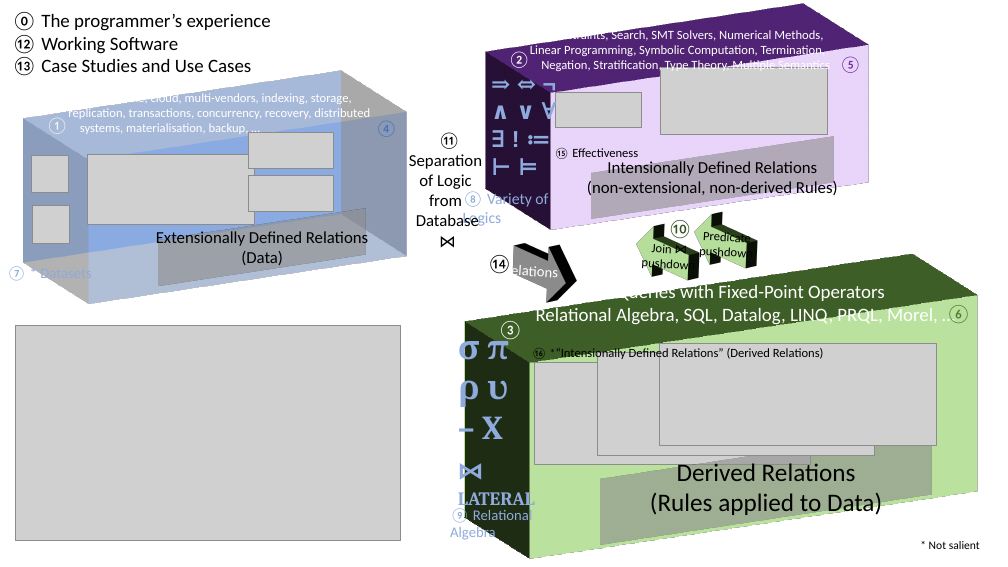
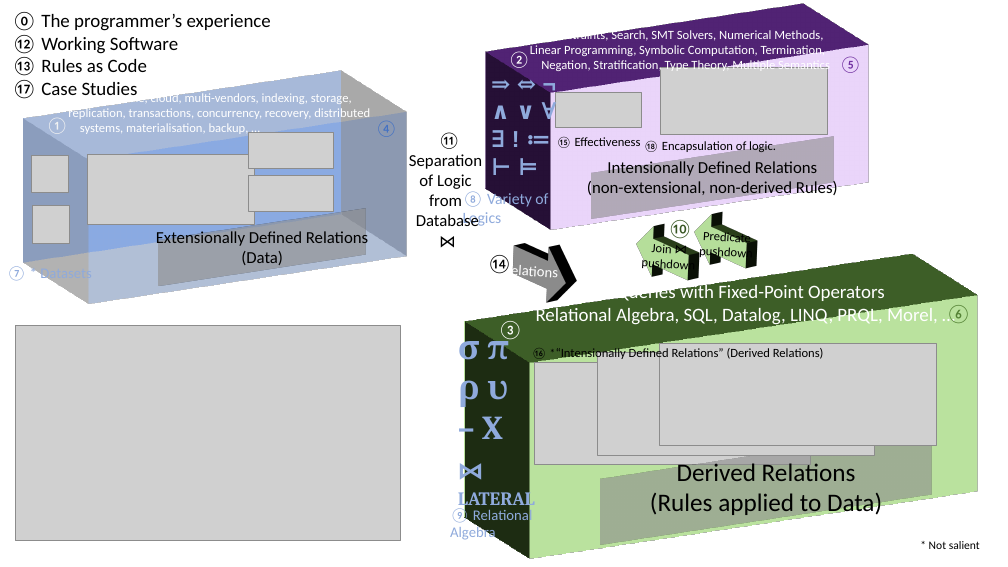
Before and after one commit to DavidPratten/jetisu, a slide deck: slide 6 of images/src/jetisu diagrams.pptx. Drawn at 1008x567 pixels with LibreOffice and Linux fonts; fonts in the diff are those of the drawing; grey boxes stand for pictures. Boxes give left, top, right and bottom in pixels: in the first picture for what was removed or moved away, otherwise in the second. Text is boxed around its words. In the diff, an @@ line names an element or a change of style, - is before the commit and + after.

Commit message:
Variety of diagrams.

```diff
--- a/images/src/jetisu diagrams.pptx
+++ b/images/src/jetisu diagrams.pptx
@@ text at (12, 57, 147, 99): text changed @@
-⑬ Case Studies and Use Cases
+⑬ Rules as Code
+⑰ Case Studies
@@ text "⑮ Effectiveness": place and size @@
-text "⑮ Effectiveness" at (554, 148, 638, 159)
+text "⑮ Effectiveness" at (556, 137, 641, 148)
@@ text added at (644, 139, 776, 153), 12 pt, text #000000 @@
+⑱ Encapsulation of logic.
```
